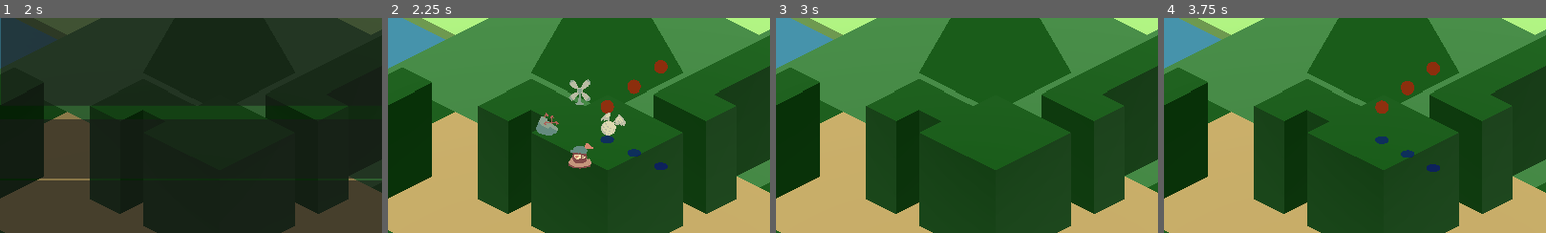
Above: before the commit, frames 1-4 (left to right).
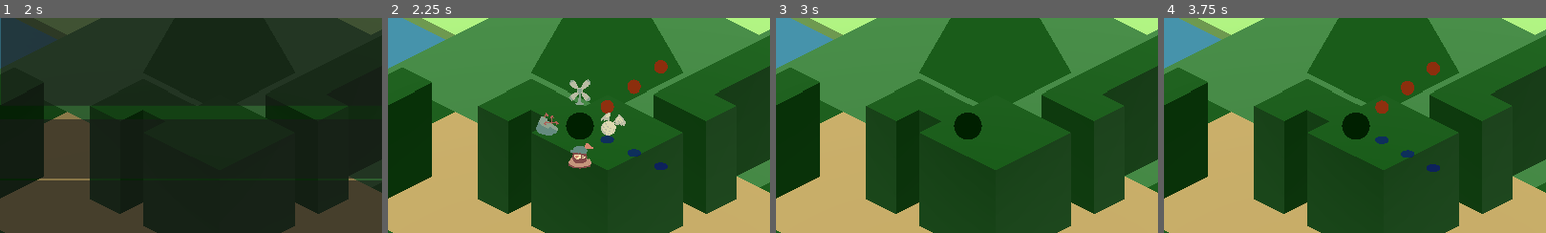
Above: after the commit, the same moments.

Repository: corin-gaiotto/gdc-jam-fall-2026
Game: Godot game, scene res://scenes/golfing.tscn
Two runs of this game, one before a commit and one after it. Both use one fixed random seed, a clock stepped at 60 frames per second and the inputs below.
Inputs (mouse positions are % of the whole screen's width and height, from its top left):
- Up to frame 1 (2 s): move the mouse to (72, 45) at 0.52 s; hold D (ball_angle_right) 0.53-1.28 s; tap Space (ball_launch) at 0.6, 1.35 s; tap Enter at 1.25 s; move the mouse to (30, 55) at 1.27 s; hold S (ball_angle_down) from 1.28 s (still down)
- Up to frame 2 (2.25 s): release S (ball_angle_down) at 2 s; click (50, 63) at 2 s
- Up to frame 3 (3 s): click (50, 50) at 2.75 s
- Up to frame 4 (3.75 s): click (50, 50) at 3.5 s; move the mouse to (60, 28) at 3.52 s; hold D (ball_angle_right) from 3.53 s (still down); tap Space (ball_launch) at 3.6 s
The pictures show only the part of the screen within x 25-75%, y 33-83%; the shares and areas given below are measured in that part.

Frame 1 is identical in both runs. In frame 2, 0.7% of the frame differs, in the area x 46-54%, y 44-57%; in frame 3, 0.7%; in frame 4, 0.7%.

Commit message:
golf ball shadow

Diff:
--- a/scenes/golf_ball.tscn
+++ b/scenes/golf_ball.tscn
@@ -16,6 +16,9 @@
 radius = 0.12
 
 [sub_resource type="StandardMaterial3D" id="StandardMaterial3D_3ysr2"]
+stencil_mode = 2
+stencil_flags = 2
+stencil_color = Color(0, 0.13333334, 0, 1)
 
 [sub_resource type="SphereMesh" id="SphereMesh_2j3k6"]
 material = SubResource("StandardMaterial3D_3ysr2")
